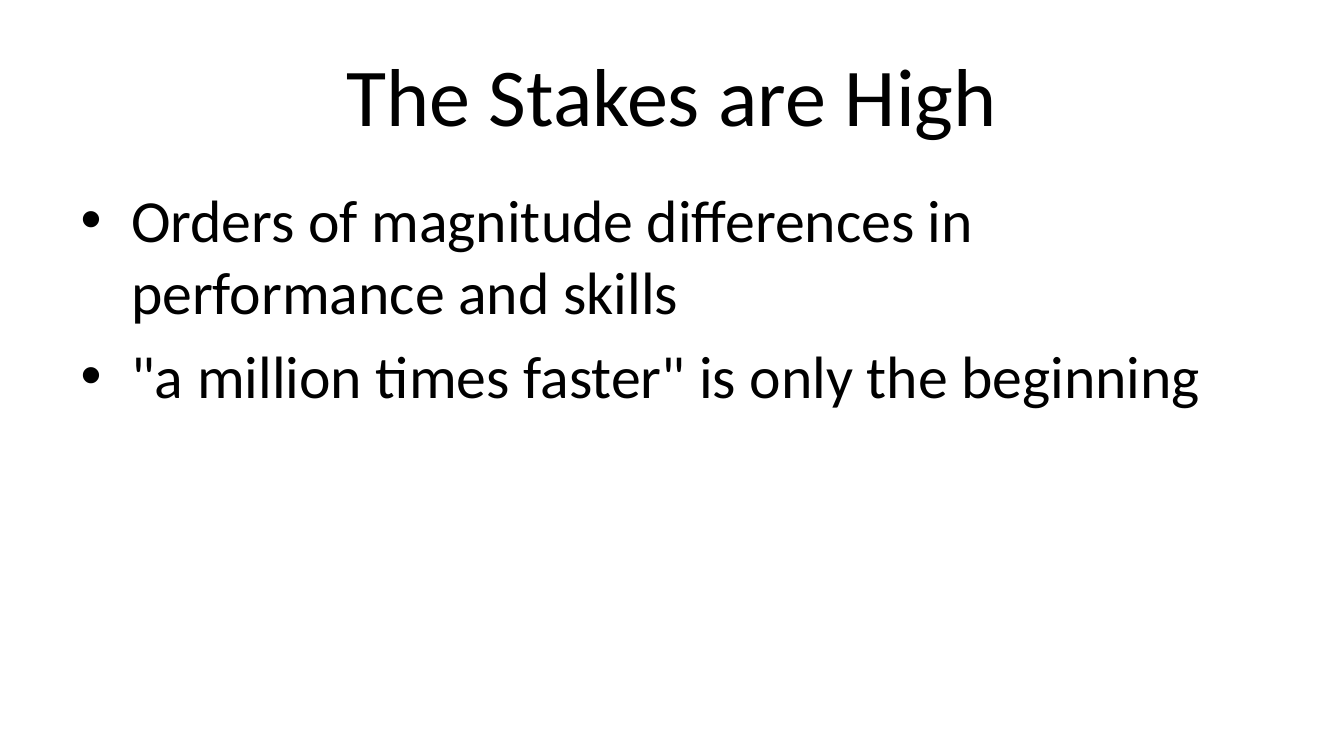
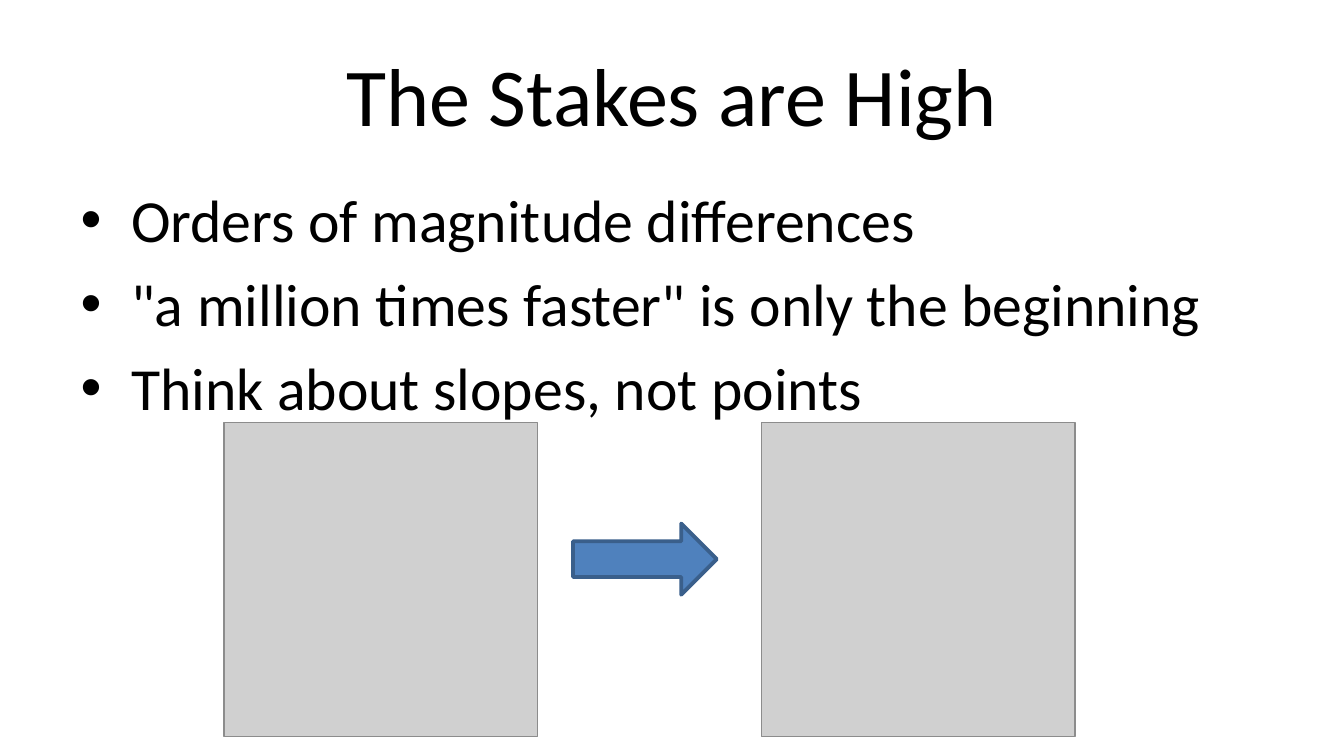
Before and after one commit to ProOracleSQL/space, a slide deck: slide 6 of examples/presentations/Practical Algorithm Analysis for Oracle Developers - Collaborate - 2019_281_Heller.pptx. Drawn at 1344x756 pixels with LibreOffice and Linux fonts; fonts in the diff are those of the drawing; grey boxes stand for pictures. Boxes give left, top, right and bottom in pixels: in the first picture for what was removed or moved away, otherwise in the second. Text is boxed around its words. In the diff, an @@ line names an element or a change of style, - is before the commit and + after.

```diff
--- a/examples/presentations/Practical Algorithm Analysis for Oracle Developers - Collaborate - 2019_281_Heller.pptx
+++ b/examples/presentations/Practical Algorithm Analysis for Oracle Developers - Collaborate - 2019_281_Heller.pptx
@@ text at [131, 200, 915, 253]: text changed @@
-• Orders of magnitude differences in performance and skills
+• Orders of magnitude differences
@@ text at [131, 368, 862, 424]: paragraph added @@
+• Think about slopes, not points
@@ picture added at [224, 423, 538, 737] @@
@@ picture added at [762, 423, 1075, 737] @@
@@ right arrow added at [573, 524, 716, 595], fill #4F81BD, outline #3A5F8C 2 pt @@
```
Also in this commit, not shown: 8 other slides changed, 2 slides added.
